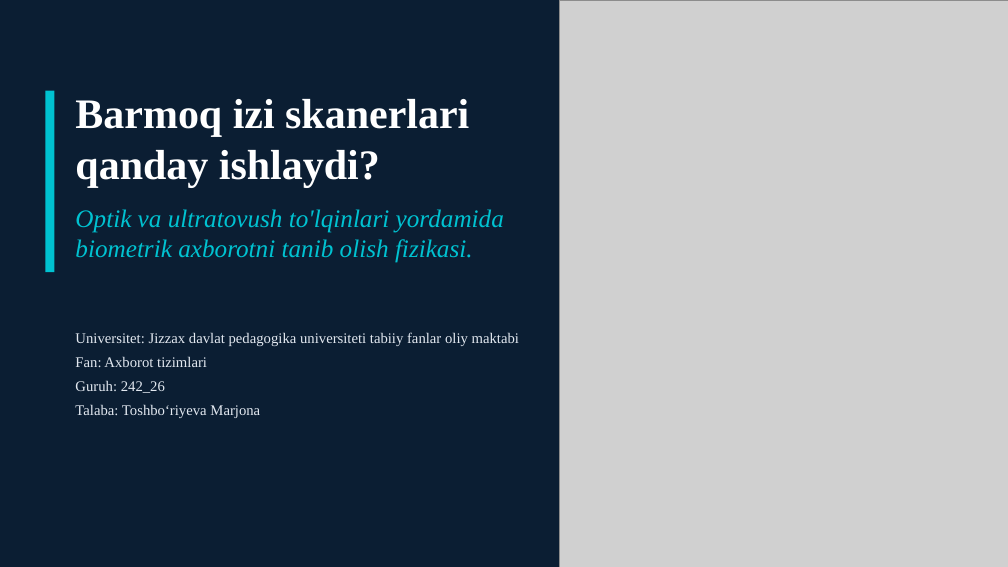
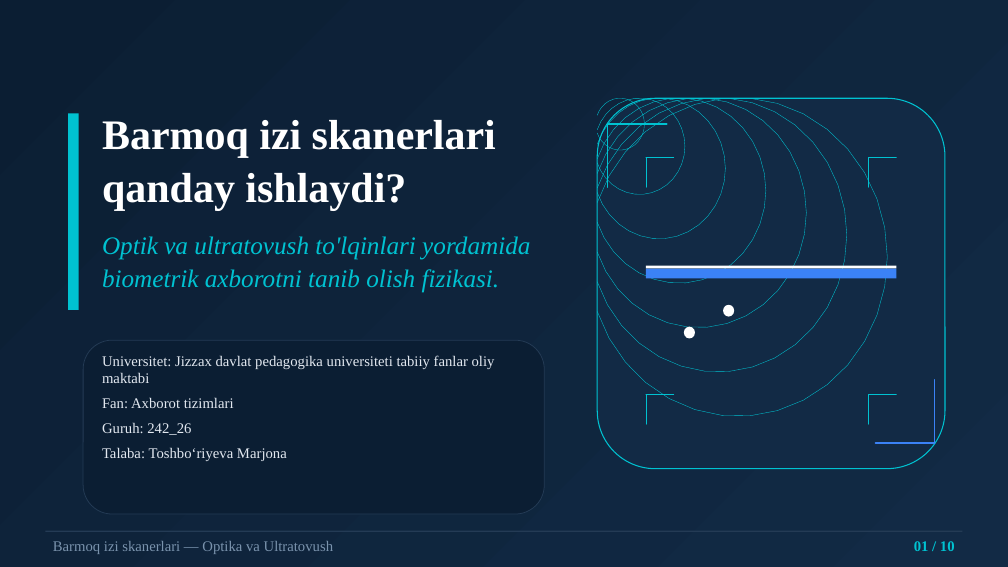
Before and after one commit to dasturland/kerak_taqdimot, a slide deck: slide 1 of barmoq_izi_skanerlari.pptx. Drawn at 1008x567 pixels with LibreOffice and Linux fonts; fonts in the diff are those of the drawing; grey boxes stand for pictures. Boxes give left, top, right and bottom in pixels: in the first picture for what was removed or moved away, otherwise in the second. Text is boxed around its words. In the diff, an @@ line names an element or a change of style, - is before the commit and + after.

```diff
--- a/barmoq_izi_skanerlari.pptx
+++ b/barmoq_izi_skanerlari.pptx
@@ rectangle added at box(0, 0, 1008, 567), fill gradient #0B1E33 to #122A45 @@
@@ picture removed at box(560, 0, 1008, 567) @@
@@ rectangle: place and size @@
-rectangle at box(45, 91, 54, 272)
+rectangle at box(68, 113, 79, 310)
@@ text "Barmoq izi skanerlari qanday ishlaydi?": place and size @@
-text "Barmoq izi skanerlari qanday ishlaydi?" at box(75, 99, 504, 263)
+text "Barmoq izi skanerlari qanday ishlaydi?" at box(102, 120, 530, 293)
@@ text "Barmoq izi skanerlari qanday ishlaydi?" at box(102, 120, 530, 293): line spacing 1 to 1.04; line spacing 1 to 1.08; more space between paragraphs @@
@@ rounded rectangle added at box(83, 340, 544, 514), fill #0B1E33, outline #243B55 0.75 pt @@
@@ text "Universitet: Jizzax davlat pedagogika universiteti ...": place and size @@
-text "Universitet: Jizzax davlat pedagogika universiteti ..." at box(75, 332, 519, 418)
+text "Universitet: Jizzax davlat pedagogika universiteti ..." at box(102, 355, 495, 461)
@@ text "Universitet: Jizzax davlat pedagogika universiteti ..." at box(102, 355, 495, 461): more space between paragraphs @@
@@ group added at box(597, 98, 945, 469): 12 lines, 7 freeform shapes, 2 ellipses, 2 rectangles, 1 rounded rectangle @@
@@ rectangle added at box(45, 531, 963, 532), fill #243B55 @@
@@ text added at box(53, 541, 333, 554), 14 pt, text #7A93AD @@
+Barmoq izi skanerlari — Optika va Ultratovush
@@ text added at box(914, 541, 955, 551), 14 pt, text #00C2D1, bold @@
+01 / 10
```
Also in this commit, not shown: 9 other slides changed, 4 other files.
